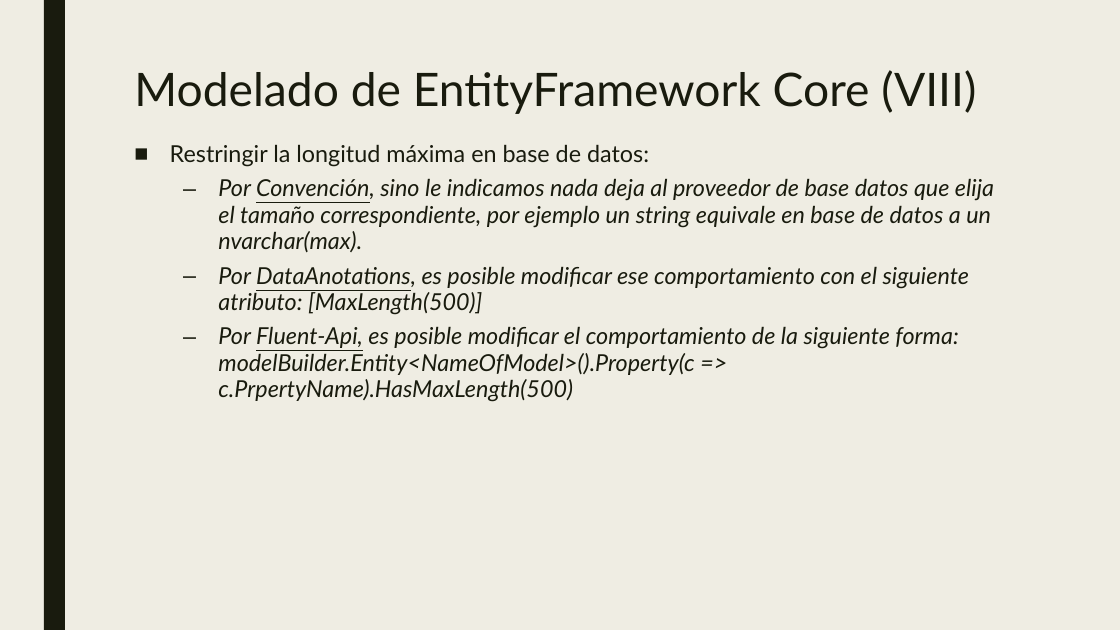
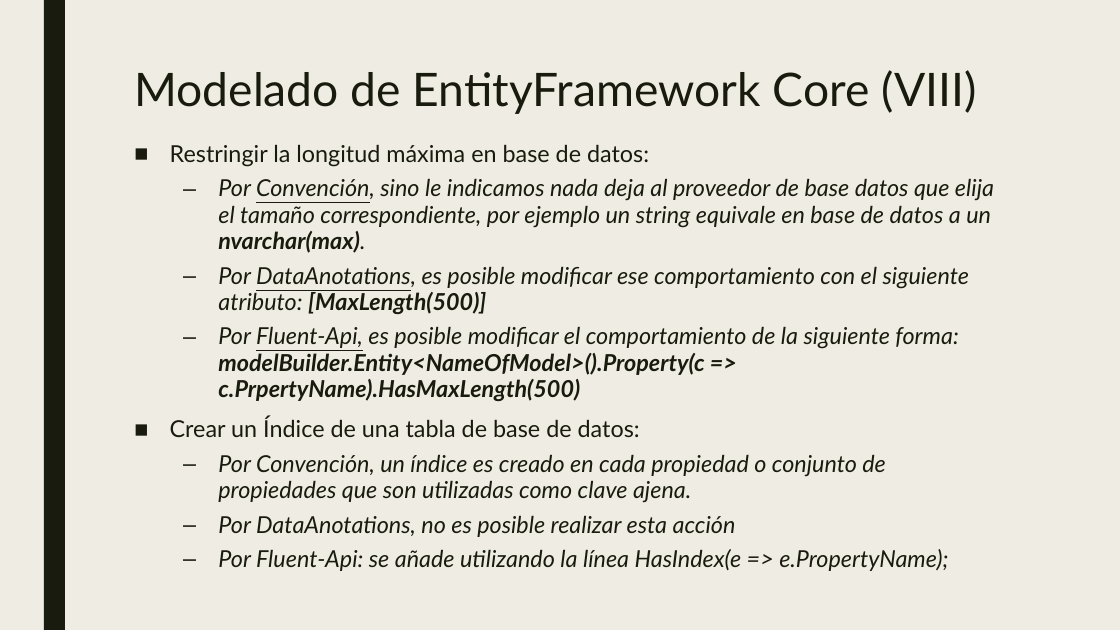
Before and after one commit to dadjh85/Demo5-Curso-.NetCore3.1, a slide deck: slide 12 of doc/Demo5- Curso .NET Core.pptx. Drawn at 1120x630 pixels with LibreOffice and Linux fonts; fonts in the diff are those of the drawing. Boxes give left, top, right and bottom in pixels: in the first picture for what was removed or moved away, otherwise in the second. Text is boxed around its words. In the diff, an @@ line names an element or a change of style, - is before the commit and + after.

```diff
--- a/doc/Demo5- Curso .NET Core.pptx
+++ b/doc/Demo5- Curso .NET Core.pptx
@@ text at <box>218,178,994,401</box>: bold on in "nvarchar(max).", "[MaxLength(500)]", "modelBuilder.Entity<NameOfModel>().Property(c => c.PrpertyNa ..." @@
@@ text at <box>170,417,948,571</box>: paragraphs added @@
+■ Crear un Índice de una tabla de base de datos:
+  – Por Convención, un índice es creado en cada propiedad o conjunto de propiedades que son utilizadas como clave ajena.
+  – Por DataAnotations, no es posible realizar esta acción
+  – Por Fluent-Api: se añade utilizando la línea HasIndex(e => e.PropertyName);
```
Also in this commit, not shown: 4 other slides changed, 1 slide added, 17 other files.
